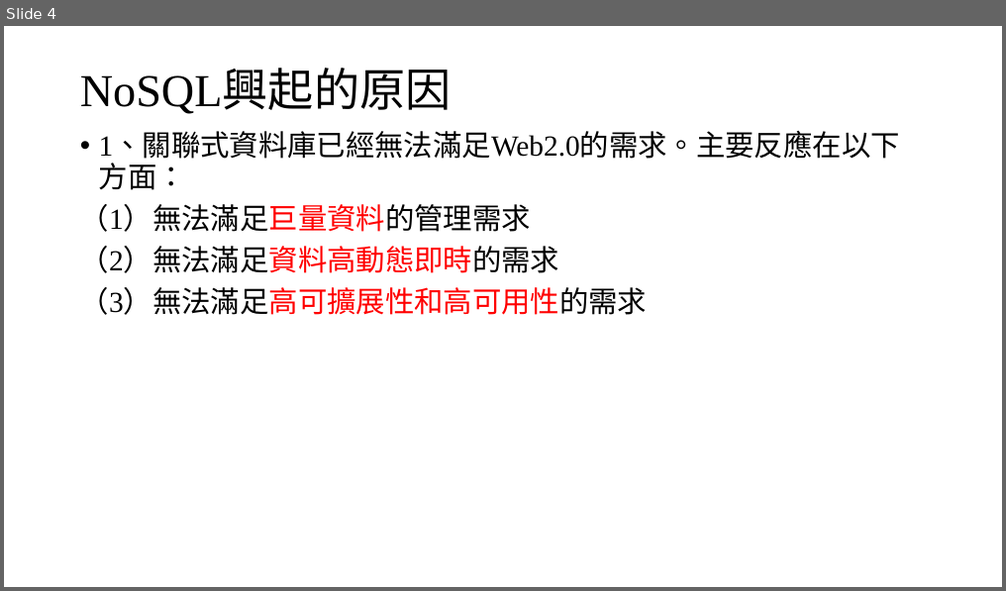
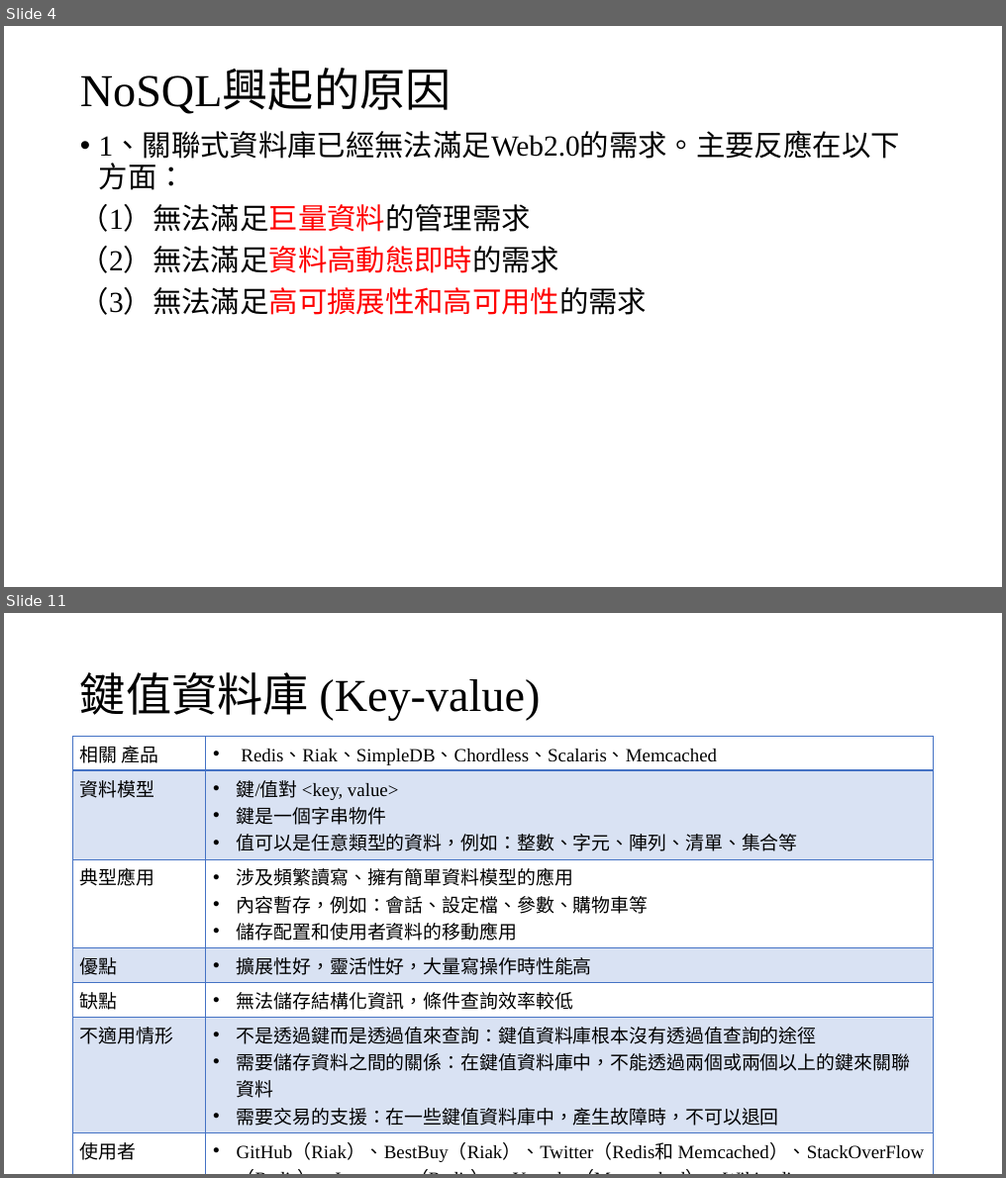
Before and after one commit to YuLiYangBryant/NoSQLReport, a slide deck: NoSQL.pptx. Shown one above the other, each under a label of ours: slide 4 before the commit, slides 4 and 11 after it; the slides between them are not shown. The pictures are 1006x591 and 1006x1178 pixels, drawn with LibreOffice and Linux fonts; fonts in the diff are those of the drawing. Boxes give left, top, right and bottom in pixels: in the first picture for what was removed or moved away, otherwise in the second. Text is boxed around its words. In the diff, an @@ line names an element or a change of style, - is before the commit and + after.

```diff
--- a/NoSQL.pptx
+++ b/NoSQL.pptx
@@ slide 11 added at [4,613,1002,1174], background #FFFFFF @@
@@ title added at [80,672,540,721], 44 pt, text #000000 @@
+鍵值資料庫 (Key-value)
@@ table added at [73,737,934,1166], 7 rows, 2 columns @@
+相關 產品 | Redis、Riak、SimpleDB、Chordless、Scalaris、Memcached
+資料模型 | 鍵/值對 <key, value> / 鍵是一個字串物件 / 值可以是任意類型的資料，例如：整數、字元、陣列、清單、集合等
+典型應用 | 涉及頻繁讀寫、擁有簡單資料模型的應用 / 內容暫存，例如：會話、設定檔、參數、購物車等 / 儲存配置和使用者資料的移動應用
+優點 | 擴展性好，靈活性好，大量寫操作時性能高
+缺點 | 無法儲存結構化資訊，條件查詢效率較低
+不適用情形 | 不是透過鍵而是透過值來查詢：鍵值資料庫根本沒有透過值查詢的途徑 / 需要儲存資料之間的關係：在鍵值資料庫中，不能透過兩個或兩個以上的鍵來關聯資料 / 需要交易的支援：在一些鍵值資料庫中，產生故障時，不可以退回
+使用者 | GitHub（Riak）、BestBuy（Riak）、Twitter（Redis和 Memcached）、StackOverFlow（Redis）、Instagram（Redis）、 Youtube（Memcached）、Wikipedia（Memcached）
```
Also in this commit, not shown: 22 other slides added.
